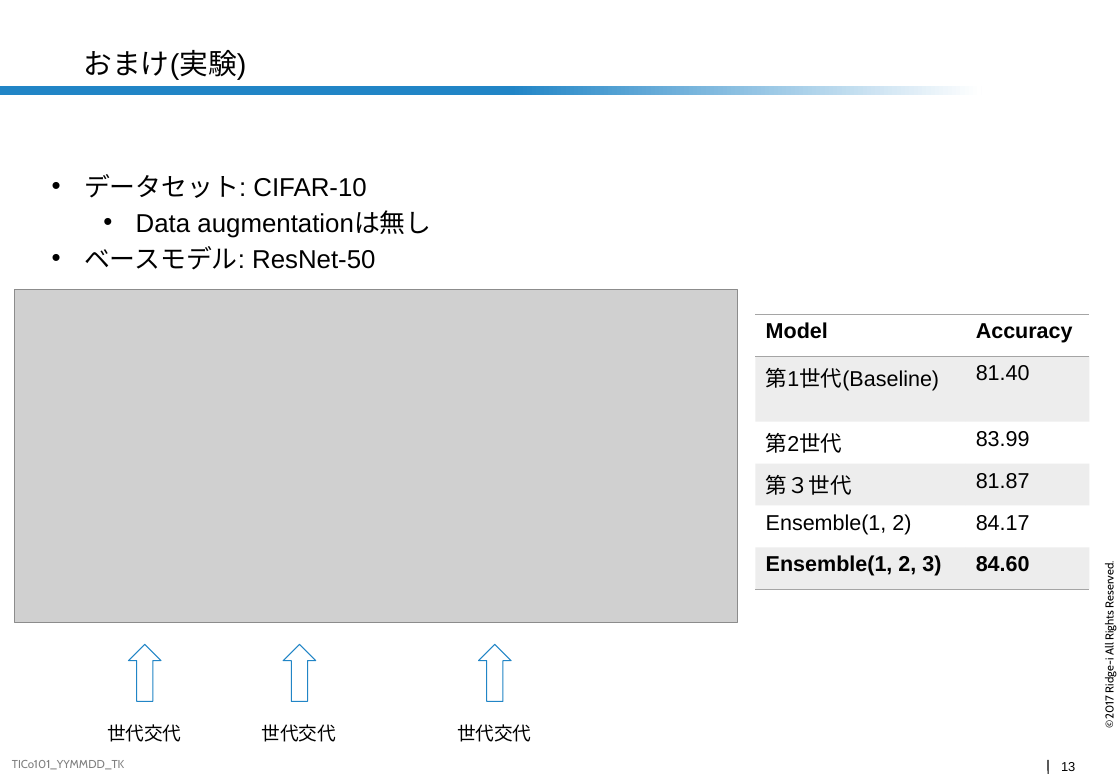
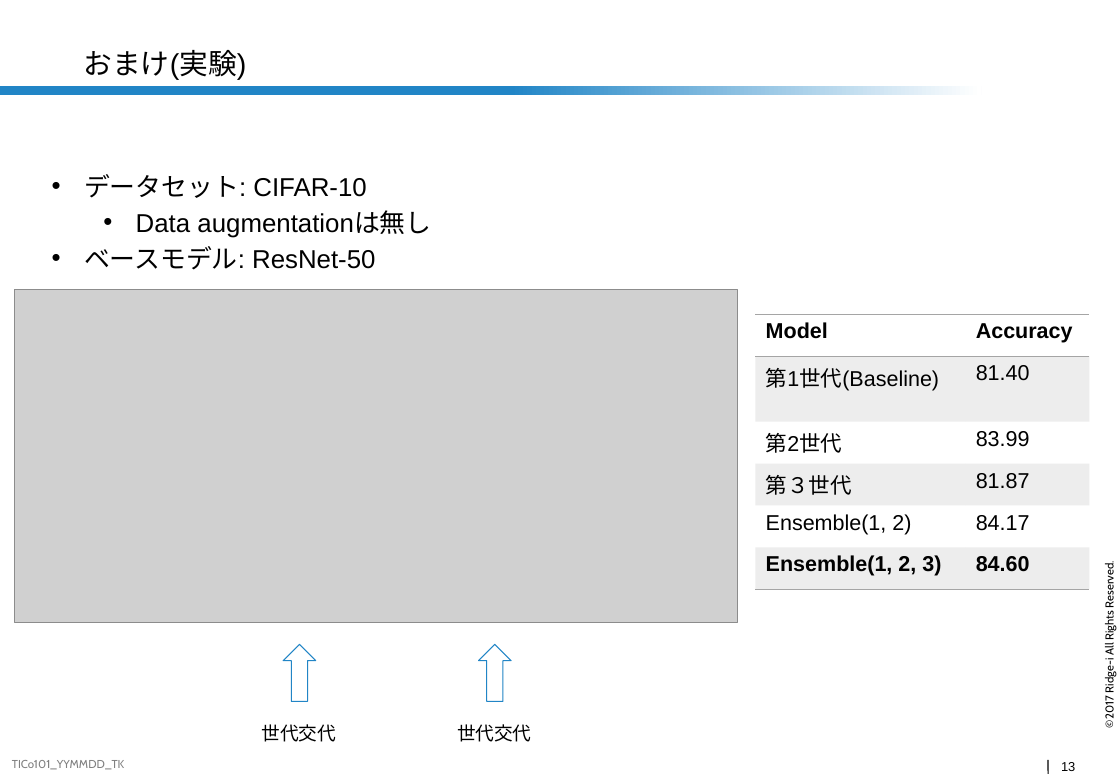
Before and after one commit to nocotan/slides, a slide deck: slide 13 of ban.pptx. Drawn at 1120x775 pixels with LibreOffice and Linux fonts; fonts in the diff are those of the drawing; grey boxes stand for pictures; background and template pictures are left out. Boxes give left, top, right and bottom in pixels: in the first picture for what was removed or moved away, otherwise in the second. Text is boxed around its words. In the diff, an @@ line names an element or a change of style, - is before the commit and + after.

```diff
--- a/ban.pptx
+++ b/ban.pptx
@@ up arrow removed at (x1=128, y1=645, x2=160, y2=702) @@
@@ text removed at (x1=107, y1=724, x2=182, y2=742) @@
-世代交代
```
Also in this commit, not shown: 1 other file.
